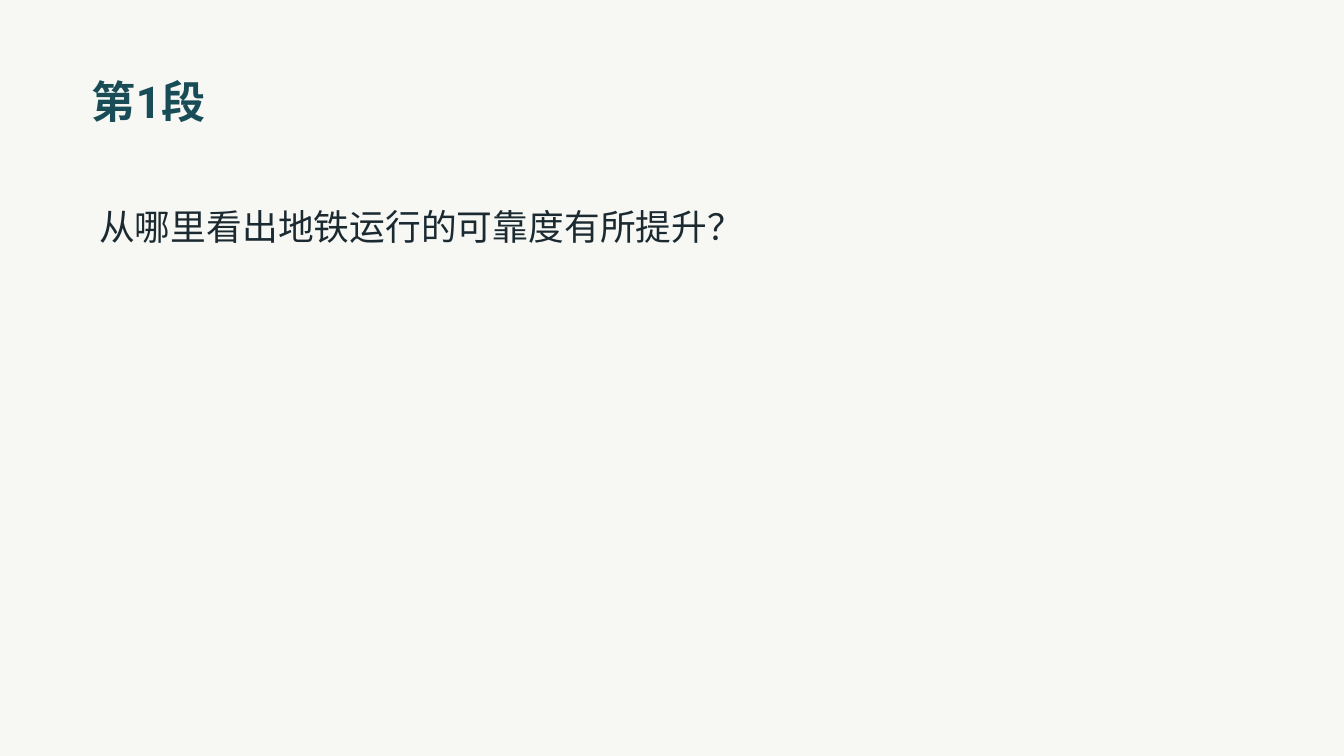
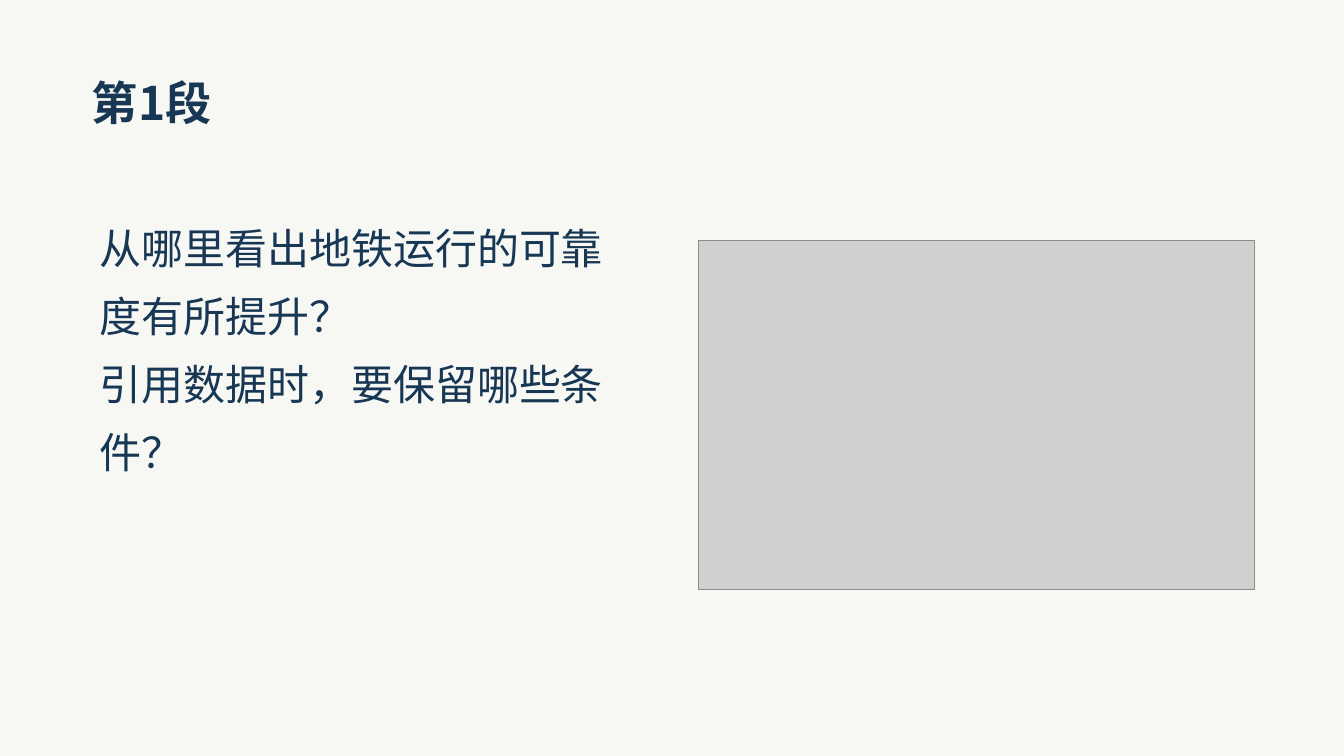
Before and after one commit to lf9675/huawentong-home, a slide deck: slide 3 of du/textbook/1hcl/unit6/shicheng-xuexi/teacher-slides.pptx. Drawn at 1344x756 pixels with LibreOffice and Linux fonts; fonts in the diff are those of the drawing; grey boxes stand for pictures. Boxes give left, top, right and bottom in pixels: in the first picture for what was removed or moved away, otherwise in the second. Text is boxed around its words. In the diff, an @@ line names an element or a change of style, - is before the commit and + after.

```diff
--- a/du/textbook/1hcl/unit6/shicheng-xuexi/teacher-slides.pptx
+++ b/du/textbook/1hcl/unit6/shicheng-xuexi/teacher-slides.pptx
@@ text "第1段" at bbox=[92, 80, 212, 124]: size 31.5 to 33 pt, font Roboto to Noto Sans CJK SC, text colour #184C56 to #173754 @@
@@ text at bbox=[99, 228, 603, 336]: size 25.5 to 30 pt, text colour #1B2931 to #173754 in "从哪里看出地铁运行的可靠度有所提升？"; line spacing 1 to 1.35 @@
@@ picture added at bbox=[699, 240, 1255, 589] @@
@@ text at bbox=[99, 364, 603, 472]: paragraph added @@
+引用数据时，要保留哪些条件？
```
Also in this commit, not shown: 26 other slides changed, 6 slides added, 1 slide removed, 16 other files.
